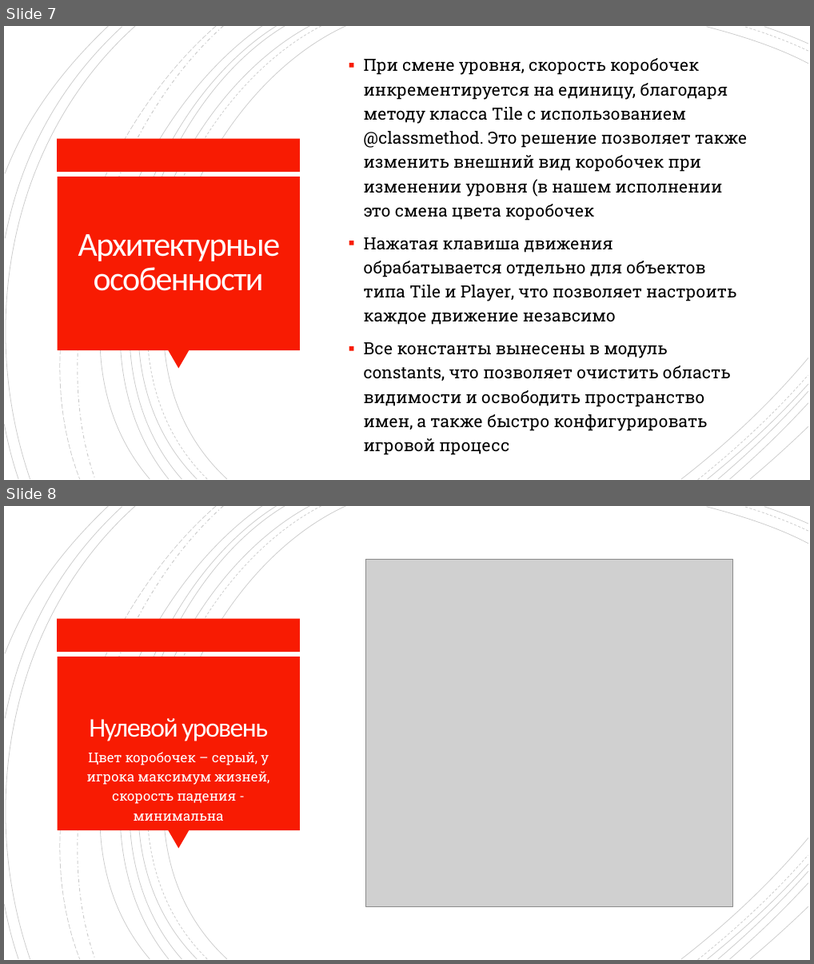
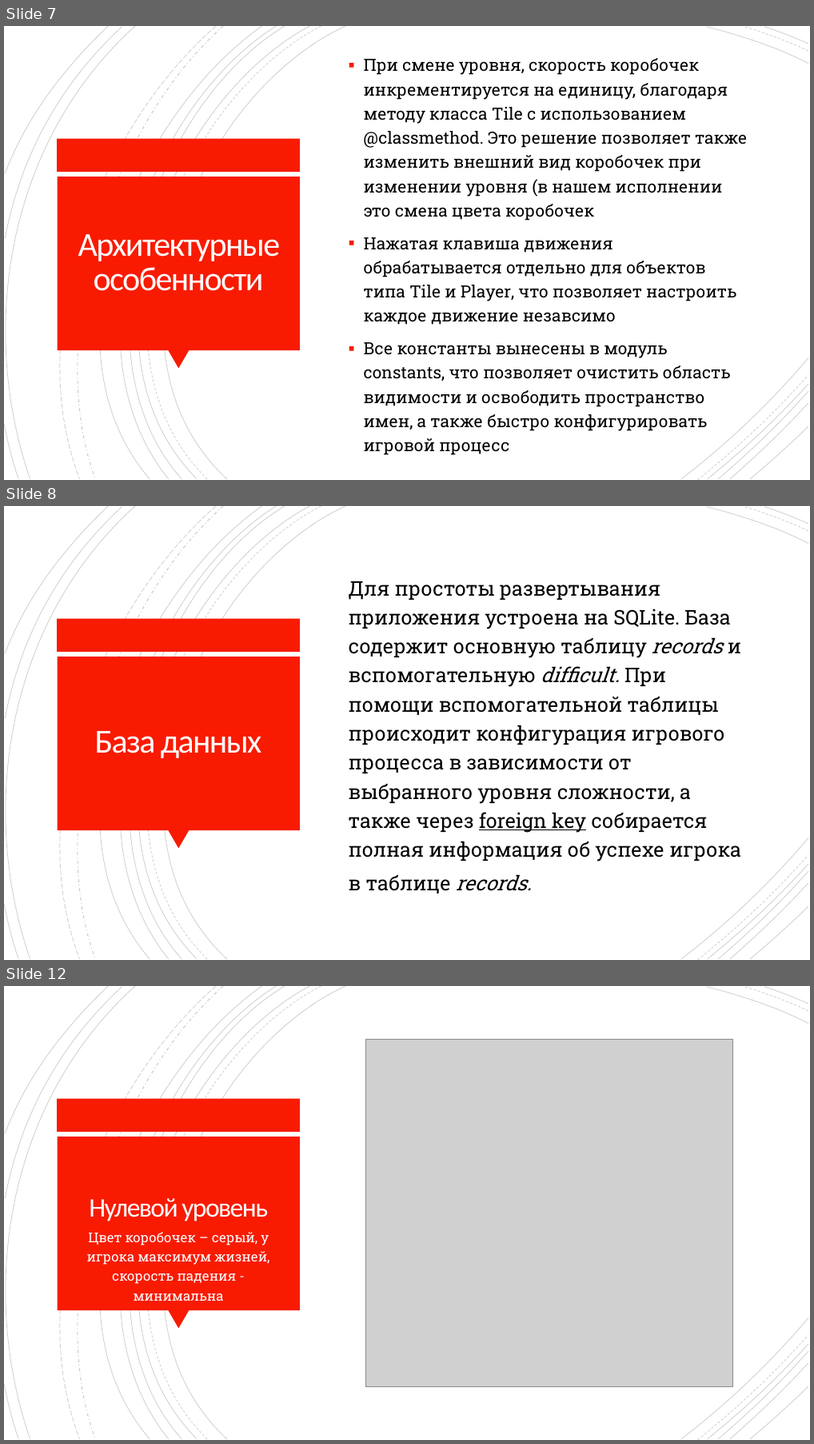
Before and after one commit to Shubarin/pygame-box, a slide deck: Documentation/presentation.pptx. Shown one above the other, each under a label of ours: slides 7 and 8 before the commit, slides 7, 8 and 12 after it; the slides between them are not shown. The pictures are 814x964 and 814x1444 pixels, drawn with LibreOffice and Linux fonts; fonts in the diff are those of the drawing; grey boxes stand for pictures. Boxes give left, top, right and bottom in pixels: in the first picture for what was removed or moved away, otherwise in the second. Text is boxed around its words. In the diff, an @@ line names an element or a change of style, - is before the commit and + after.

```diff
--- a/Documentation/presentation.pptx
+++ b/Documentation/presentation.pptx
@@ slide 8 added at (4, 506, 810, 960), background #FFFFFF; not listed: 24 template elements that a slide beside it also shows @@
@@ text added at (349, 581, 742, 893), 24 pt, text #000000 @@
+Для простоты развертывания приложения устроена на SQLite. База содержит основную таблицу records и вспомогательную difficult. При помощи вспомогательной таблицы происходит конфигурация игрового процесса в зависимости от выбранного уровня сложности, а также через foreign key собирается полная информация об успехе игрока в таблице records.
@@ title added at (95, 731, 262, 758), 40 pt, text #FFFEFF @@
+База данных
@@ what was slide 8 is now slide 12 @@
```
Also in this commit, not shown: 6 other slides added, 3 other files.
